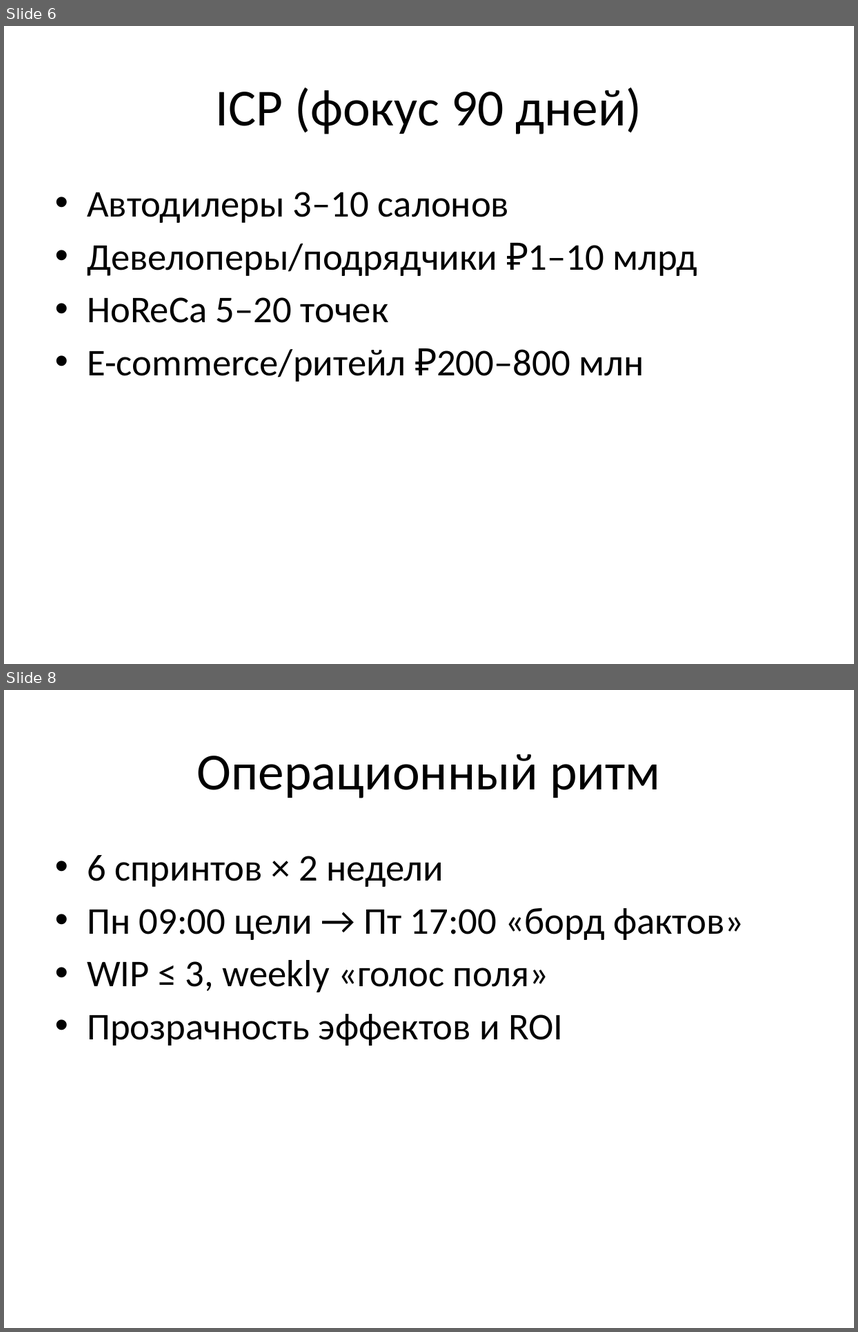
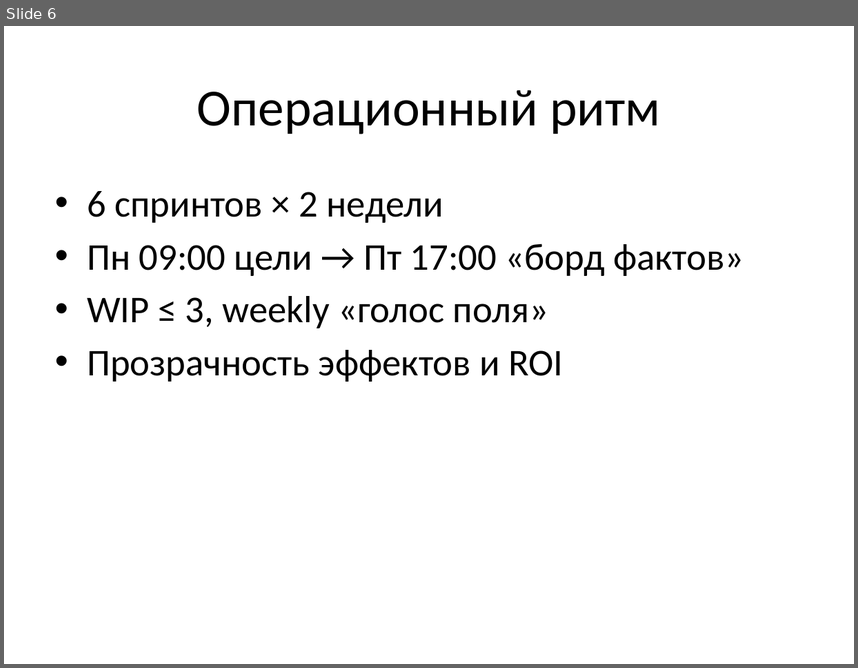
Before and after one commit to Vildia/CFG-consulting, a slide deck: downloads/CFG_PitchDeck.pptx. Shown one above the other, each under a label of ours: slides 6 and 8 before the commit, slide 6 after it; the slides between them are not shown. The pictures are 858x1332 and 858x668 pixels, drawn with LibreOffice and Linux fonts; fonts in the diff are those of the drawing. Boxes give left, top, right and bottom in pixels: in the first picture for what was removed or moved away, otherwise in the second. Text is boxed around its words. In the diff, an @@ line names an element or a change of style, - is before the commit and + after.

```diff
--- a/downloads/CFG_PitchDeck.pptx
+++ b/downloads/CFG_PitchDeck.pptx
@@ slide 6 removed at <box>4,26,854,664</box>, background #FFFFFF @@
@@ title removed at <box>215,87,642,134</box> @@
-ICP (фокус 90 дней)
@@ text removed at <box>87,192,697,381</box> @@
-• Автодилеры 3–10 салонов
-• Девелоперы/подрядчики ₽1–10 млрд
-• HoReCa 5–20 точек
-• E-commerce/ритейл ₽200–800 млн
@@ what was slide 8 is now slide 6 @@
```
Also in this commit, not shown: 5 slides changed, 2 other slides removed, 5 other files.
